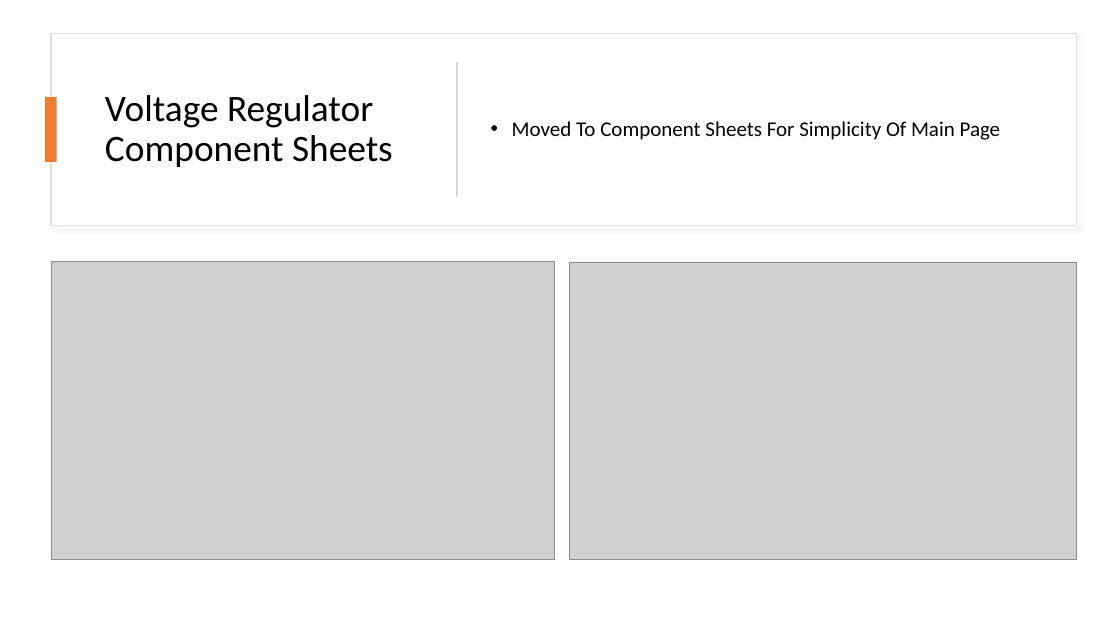
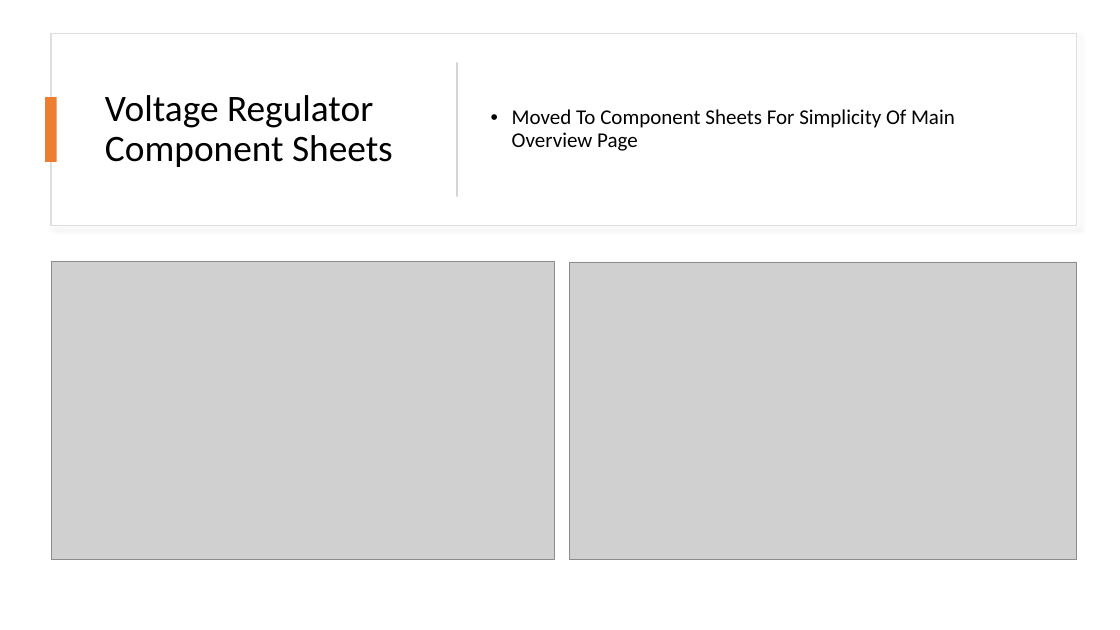
Before and after one commit to MissouriMRDT/NavBoard_Hardware, a slide deck: slide 5 of Documentation/Schematic Review 1.pptx. Drawn at 1120x630 pixels with LibreOffice and Linux fonts; fonts in the diff are those of the drawing; grey boxes stand for pictures. Boxes give left, top, right and bottom in pixels: in the first picture for what was removed or moved away, otherwise in the second. Text is boxed around its words. In the diff, an @@ line names an element or a change of style, - is before the commit and + after.

```diff
--- a/Documentation/Schematic Review 1.pptx
+++ b/Documentation/Schematic Review 1.pptx
@@ text at <box>512,109,955,151</box>: text changed @@
-• Moved To Component Sheets For Simplicity Of Main Page
+• Moved To Component Sheets For Simplicity Of Main Overview Page
```
Also in this commit, not shown: 1 slide added, 2 other files.
